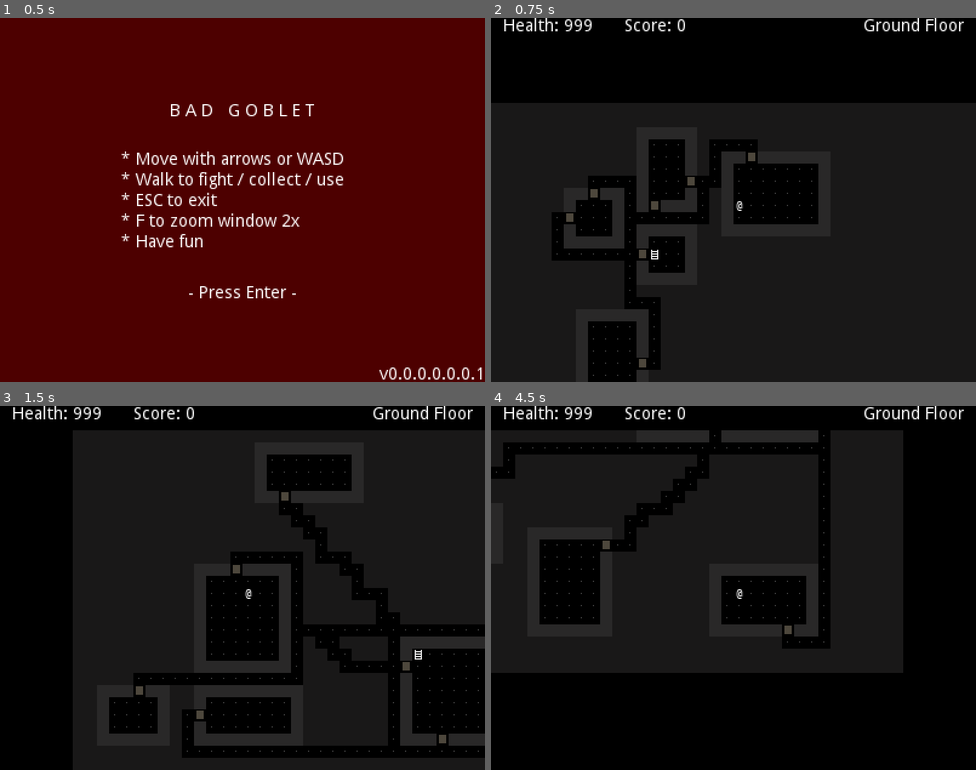
Above: before the commit, frames 1-4 (two rows, left to right).
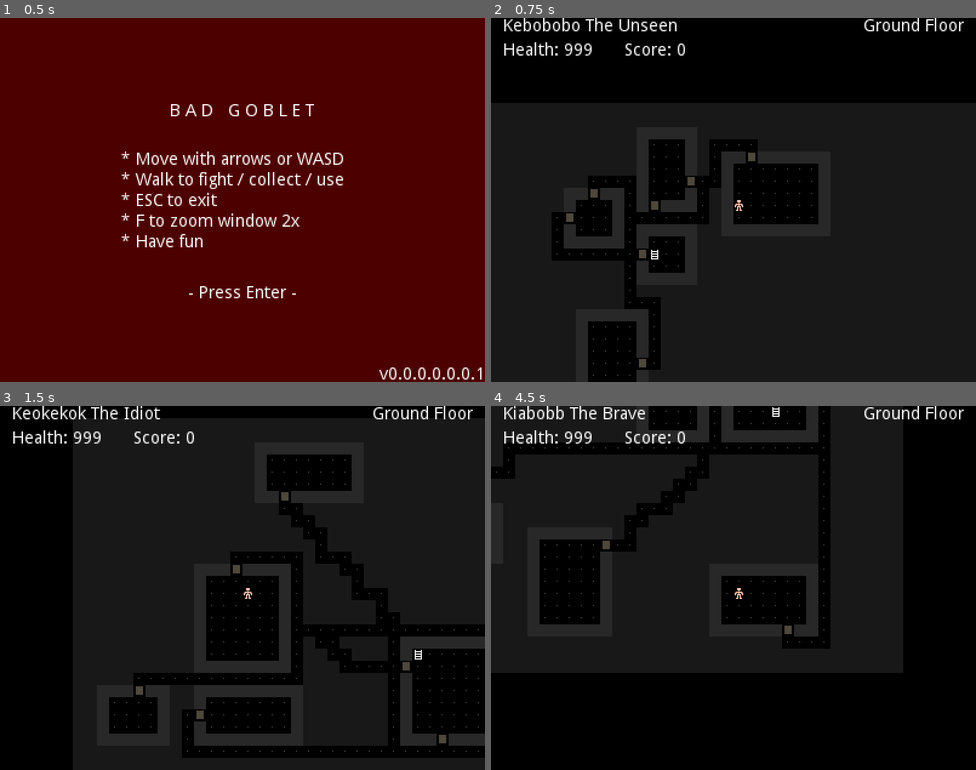
Above: after the commit, the same moments.

Repository: Boyquotes/godot-rl
Game: Godot game, scene res://Game.tscn
Two runs of this game, one before a commit and one after it. Both use one fixed random seed, a clock stepped at 60 frames per second and the inputs below.
Inputs:
- Up to frame 1 (0.5 s): no input
- Up to frame 2 (0.75 s): tap Enter (Start) at 0.5, 0.6 s; hold Right (Right) from 0.53 s (still down)
- Up to frame 3 (1.5 s): tap Enter (Start) at 1.25, 1.35 s; release Right (Right) at 1.28 s; hold Down (Down) from 1.28 s (still down)
- Up to frame 4 (4.5 s): tap Enter (Start) at 2, 2.3, 2.75, 2.85, 3.5, 3.6, 4.25 s; release Down (Down) at 2.03 s; hold Right (Right) 2.03-2.78 s; tap F (Zoom) at 2.1, 4.35 s; hold Up (Up) 2.78-3.53 s; hold Left (Left) from 3.53 s (still down)

Frame 1 is identical in both runs. In frame 2, 1.2% of the frame differs, in the area x 2-52%, y 0-53%; in frame 3, 3.9%; in frame 4, 4.1%, in the area x 0-85%, y 0-53%.

Commit message:
-

Diff:
--- a/Game.gd
+++ b/Game.gd
@@ -16,7 +16,8 @@
 const MIN_ROOM_DIMENSION = 5
 const MAX_ROOM_DIMENSION = 9
 
-const name_titles = ["The Warrior", "The Knight", "The Brave", "The Foolish", "The Forsaken", "The Idiot", "The Smelly", "The Sticky", "Smith"]
+var name_parts = "..bobabukekokixaxoxurirero"
+var name_titles = ["The Warrior", "The Knight", "The Brave", "The Foolish", "The Forsaken", "The Idiot", "The Smelly", "The Sticky", "Smith", "The Thief", "The Rogue", "The Unseen", "The Drifter", "The Dweller", "The Lurker", "The Small"]
 
 # enum to get tiles by index ---------------------------------------------------
 enum Tile {Player, Stone, Floor, Ladder, Wall, Door}
@@ -73,7 +74,8 @@
 			try_move(1, 0)
 
 	# inputs outside of gameplay only
-	if game_state == "title" or "end":
+	## TODO: if game_state == "title" or game_state == "end":
+	if true:
 		if event.is_action("Start"):
 			initialize_game()
 
@@ -97,6 +99,7 @@
 	game_state = "gameplay"
 
 	player_name = get_name() + " " + get_title()
+	$CanvasLayer/Name.text = player_name
 
 	randomize()
 	level_num = 0
@@ -430,11 +433,9 @@
 
 # name generator ---------------------------------------------------------------
 
-var N = "..bobabukekokixaxoxurirero"
-
 func get_pair():
-	var r = randi()%N.length()/2
-	var pair = N[r]+N[r+1]
+	var r = randi()%name_parts.length()/2
+	var pair = name_parts[r]+name_parts[r+1]
 	return pair.replace('.','')
 
 func get_name(pairs=4):
@@ -449,4 +450,4 @@
 
 # Called every frame. 'delta' is the elapsed time since the previous frame.
 func _process(delta):
-	$CanvasLayer/Debug.text = str(game_state) + " * " + str(rooms.size()) + " rooms" + ". you are " + player_name
+	$CanvasLayer/Debug.text = str(game_state) + " * " + str(rooms.size()) + " rooms"
--- a/Game.tscn
+++ b/Game.tscn
@@ -1,6 +1,6 @@
 [gd_scene load_steps=9 format=2]
 
-[ext_resource path="res://tileset.png" type="Texture" id=1]
+[ext_resource path="res://img/tileset.png" type="Texture" id=1]
 [ext_resource path="res://Game.gd" type="Script" id=2]
 [ext_resource path="res://sound/footstep1.wav" type="AudioStream" id=3]
 [ext_resource path="res://dark.png" type="Texture" id=4]
@@ -155,8 +155,9 @@
 [node name="CanvasLayer" type="CanvasLayer" parent="."]
 
 [node name="Top Bar" type="ColorRect" parent="CanvasLayer"]
-margin_right = 400.0
-margin_bottom = 20.0
+visible = false
+margin_right = 400.0
+margin_bottom = 30.0
 color = Color( 0, 0, 0, 1 )
 __meta__ = {
 "_edit_use_anchors_": false
@@ -164,18 +165,30 @@
 
 [node name="HP" type="Label" parent="CanvasLayer"]
 margin_left = 10.0
+margin_top = 20.0
 margin_right = 90.0
-margin_bottom = 20.0
+margin_bottom = 34.0
 rect_pivot_offset = Vector2( -80, 0 )
 text = "Health: 999"
+__meta__ = {
+"_edit_use_anchors_": false
+}
+
+[node name="Name" type="Label" parent="CanvasLayer"]
+margin_left = 10.0
+margin_right = 90.0
+margin_bottom = 14.0
+rect_pivot_offset = Vector2( -80, 0 )
+text = "Name"
 __meta__ = {
 "_edit_use_anchors_": false
 }
 
 [node name="Score" type="Label" parent="CanvasLayer"]
 margin_left = 110.0
+margin_top = 20.0
 margin_right = 190.0
-margin_bottom = 20.0
+margin_bottom = 34.0
 rect_pivot_offset = Vector2( -80, 0 )
 text = "Score: 0"
 __meta__ = {
--- a/project.godot
+++ b/project.godot
@@ -17,9 +17,9 @@
 
 config/name="BAD GOBLET"
 run/main_scene="res://Game.tscn"
-boot_splash/image="res://splash.png"
+boot_splash/image="res://img/splash.png"
 boot_splash/bg_color=Color( 0, 0, 0, 1 )
-config/icon="res://icon.png"
+config/icon="res://img/icon.png"
 
 [display]
 
Binary file added: img/icon.png
Not shown, added: img/icon.png.import
Binary file added: img/splash.png
Not shown, added: img/splash.png.import
Binary file added: img/tileset-16px.png
Not shown, added: img/tileset-16px.png.import
Binary file added: img/tileset.png
Not shown, added: img/tileset.png.import
Binary file added: img/tileset2.png
Not shown, added: img/tileset2.png.import
